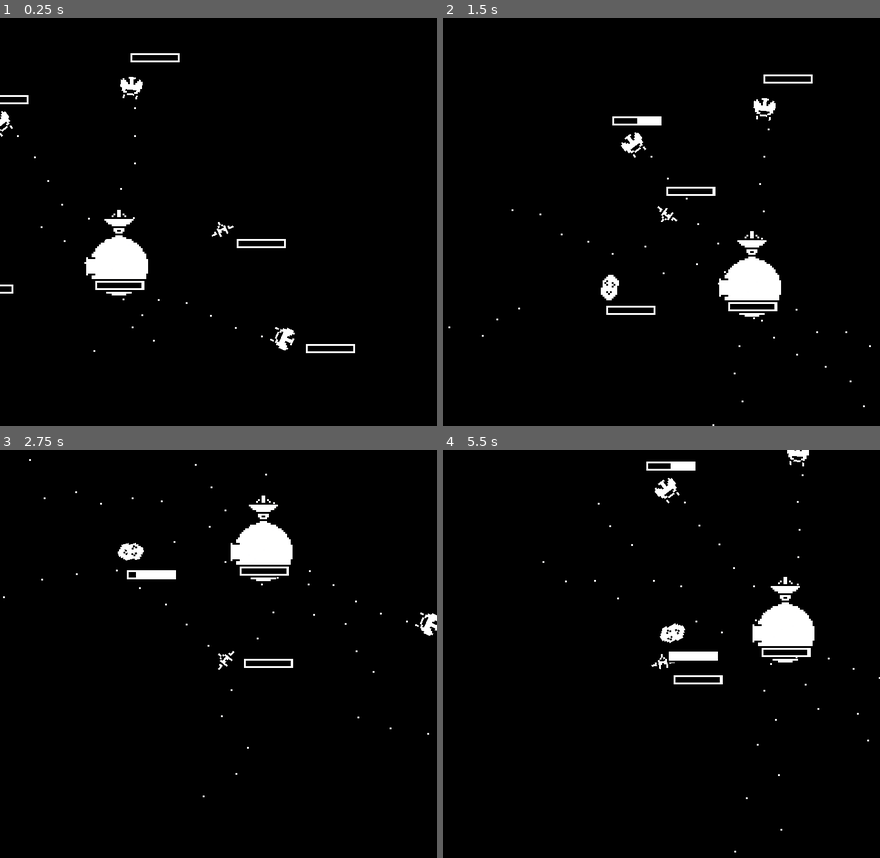
Above: before the commit, frames 1-4 (two rows, left to right).
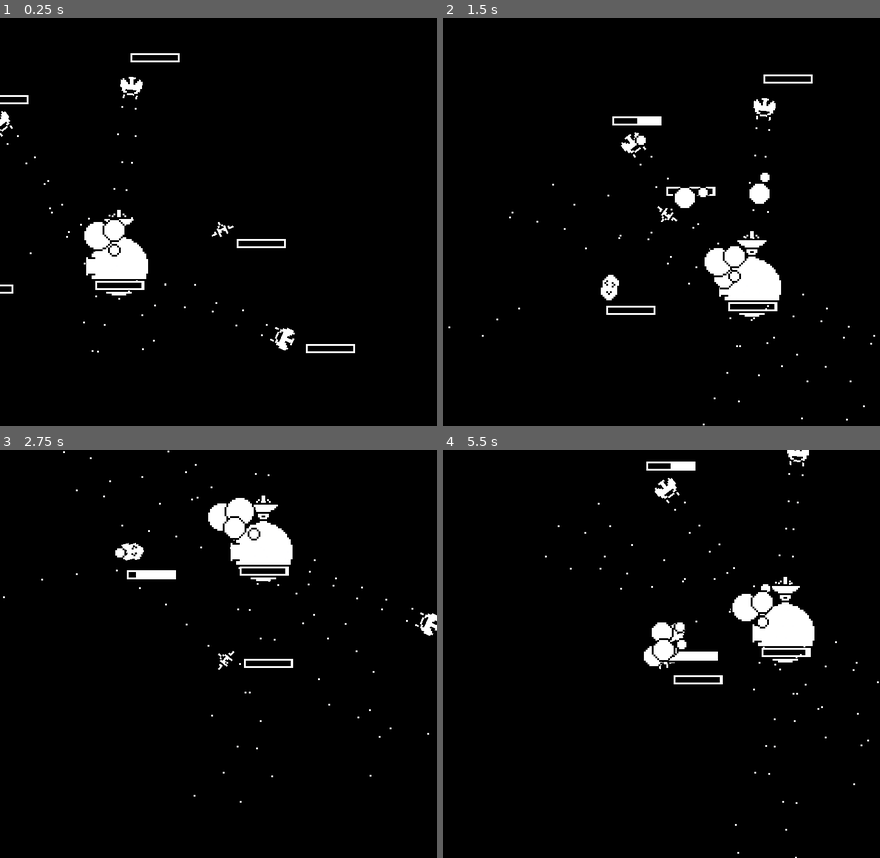
Above: after the commit, the same moments.

Repository: rthurmed/OrbitDefender
Game: Godot game, scene res://src/Main.tscn
The game is run twice, just before and just after one commit, with the same random seed, the same clock (stepped at 60 frames per second) and the same inputs.
Inputs:
- Up to frame 1 (0.25 s): no input
- Up to frame 2 (1.5 s): hold Z (shoot) 0.53-1.28 s; tap Up (higher) at 1.35 s
- Up to frame 3 (2.75 s): tap Z (shoot) at 1.55 s; hold Z (shoot) from 2.03 s (still down); tap X (invert) at 2.1 s
- Up to frame 4 (5.5 s): release Z (shoot) at 2.78 s; tap Down (lower) at 2.85 s; tap Z (shoot) at 3.05, 4.35, 5.3 s; hold Z (shoot) 3.53-4.28 s; hold Up (higher) from 5.03 s (still down)

The runs differ from the first frame. In frame 1, 0.5% of the frame differs, in the area x 1-62%, y 21-82%; in frame 2, 1.1%; in frame 3, 0.9%; in frame 4, 1.1%, in the area x 22-100%, y 5-100%.

Commit message:
Added explosion effect on hit

Diff:
--- a/src/game/Gun.gd
+++ b/src/game/Gun.gd
@@ -17,6 +17,7 @@
 
 	if raycast.is_colliding():
 		var collider = raycast.get_collider()
+		var collistion_point = raycast.get_collision_point()
 		var health_module = collider.find_node("HealthModule")
 		if health_module:
-			health_module.hit(dps * delta)
+			health_module.hit(dps * delta, collistion_point)
--- a/src/game/HealthModule.gd
+++ b/src/game/HealthModule.gd
@@ -1,17 +1,31 @@
 extends Node2D
 
 
+const EXPLOSION_POS_NOISE = 8
+
 export var health_points = 10
+export var main_node_path: NodePath
+export var override_death = false
 
 onready var progress_bar = $ProgressBar
+onready var explosion_delay = $ExplosionDelay
+onready var main_node = get_node(main_node_path) if not override_death else null
+
+var ExplosionVfx = preload("res://src/vfx/Explosion.tscn")
+var can_show_explosion = true
+var has_set_last_explosion = false
+var has_main_node = false
 
 signal died
 signal hit(amount, hp)
+signal last_explosion_peak
+signal completed_death_explosion
 
 
 func _ready():
 	progress_bar.max_value = health_points
 	progress_bar.value = health_points
+	has_main_node = main_node != null
 
 
 func _process(_delta):
@@ -22,9 +36,49 @@
 	return health_points > 0
 
 
-func hit(amount):
+func hit(amount, pos):
+	# Update values
 	health_points -= amount
 	progress_bar.value = health_points
+
+	var going_to_die = health_points <= 0
+	var explosion = ExplosionVfx.instance()
+
+	# Vfx
+	if can_show_explosion or going_to_die:
+		explosion.global_position = pos + Vector2(
+			# Apply random offset to diversify the vfx
+			rand_range(-EXPLOSION_POS_NOISE, EXPLOSION_POS_NOISE),
+			rand_range(-EXPLOSION_POS_NOISE, EXPLOSION_POS_NOISE)
+		)
+
+		get_tree().root.add_child(explosion)
+
+		can_show_explosion = false
+		explosion_delay.start()
+
+	# Communicate to others
 	emit_signal("hit", amount, health_points)
-	if health_points <= 0:
+	if going_to_die:
 		emit_signal("died")
+
+		if not has_set_last_explosion:
+			explosion.connect("explosion_max", self, "_on_Last_Explosion_explosion_peak")
+			explosion.connect("ended", self, "_on_Last_Explosion_ended")
+			has_set_last_explosion = true
+
+
+func _on_Last_Explosion_explosion_max():
+	emit_signal("last_explosion_peak")
+	if not override_death and has_main_node:
+		main_node.visible = false
+
+
+func _on_Last_Explosion_ended():
+	emit_signal("completed_death_explosion")
+	if not override_death and has_main_node:
+		main_node.queue_free()
+
+
+func _on_ExplosionDelay_timeout():
+	can_show_explosion = true
--- a/src/game/HealthModule.tscn
+++ b/src/game/HealthModule.tscn
@@ -31,3 +31,9 @@
 custom_styles/bg = SubResource( 2 )
 value = 50.0
 percent_visible = false
+
+[node name="ExplosionDelay" type="Timer" parent="."]
+wait_time = 0.4
+one_shot = true
+
+[connection signal="timeout" from="ExplosionDelay" to="." method="_on_ExplosionDelay_timeout"]
--- a/src/game/Planet.tscn
+++ b/src/game/Planet.tscn
@@ -17,3 +17,4 @@
 [node name="HealthModule" parent="." instance=ExtResource( 2 )]
 position = Vector2( -11, 11 )
 health_points = 100
+main_node_path = NodePath("..")
--- a/src/game/asteroid/Asteroid.tscn
+++ b/src/game/asteroid/Asteroid.tscn
@@ -22,3 +22,4 @@
 [node name="HealthModule" parent="." instance=ExtResource( 3 )]
 position = Vector2( 0, 13 )
 health_points = 2
+main_node_path = NodePath("..")
--- a/src/game/enemy/Enemy.tscn
+++ b/src/game/enemy/Enemy.tscn
@@ -19,6 +19,7 @@
 [node name="HealthModule" parent="." instance=ExtResource( 3 )]
 position = Vector2( 0, 14 )
 health_points = 4
+main_node_path = NodePath("..")
 
 [node name="Gun1" parent="." instance=ExtResource( 2 )]
 position = Vector2( -3.5, -8 )
@@ -27,4 +28,8 @@
 
 [node name="Gun2" parent="." instance=ExtResource( 2 )]
 position = Vector2( 3.5, -8 )
+shooting = true
 dps = 0.2
+
+[connection signal="completed_death_explosion" from="HealthModule" to="." method="_on_HealthModule_completed_death_explosion"]
+[connection signal="last_explosion_peak" from="HealthModule" to="." method="_on_HealthModule_last_explosion_peak"]
--- a/src/game/ship/Ship.tscn
+++ b/src/game/ship/Ship.tscn
@@ -76,6 +76,7 @@
 
 [node name="HealthModule" parent="RotatoryAxis/Spaceship/VisualInstance" instance=ExtResource( 3 )]
 position = Vector2( 6, 12 )
+override_death = true
 
 [node name="CollisionShape2D" type="CollisionShape2D" parent="RotatoryAxis/Spaceship"]
 position = Vector2( 0, 4 )
--- /dev/null
+++ b/src/vfx/Explosion.gd
@@ -0,0 +1,22 @@
+extends Sprite
+
+
+onready var animation = $AnimationPlayer
+
+signal explosion_max
+signal ended
+
+
+func _ready():
+	animation.play("play")
+
+
+# This function is called in the animation player
+func emit_explosion_max():
+	emit_signal("explosion_max")
+
+
+func _on_AnimationPlayer_animation_finished(anim_name):
+	if anim_name == "play":
+		emit_signal("ended")
+		queue_free()
--- /dev/null
+++ b/src/vfx/Explosion.tscn
@@ -0,0 +1,60 @@
+[gd_scene load_steps=5 format=2]
+
+[ext_resource path="res://assets/explosion-Sheet.png" type="Texture" id=1]
+[ext_resource path="res://src/vfx/Explosion.gd" type="Script" id=2]
+
+[sub_resource type="Animation" id=2]
+length = 0.001
+tracks/0/type = "value"
+tracks/0/path = NodePath(".:frame")
+tracks/0/interp = 1
+tracks/0/loop_wrap = true
+tracks/0/imported = false
+tracks/0/enabled = true
+tracks/0/keys = {
+"times": PoolRealArray( 0 ),
+"transitions": PoolRealArray( 1 ),
+"update": 0,
+"values": [ 0 ]
+}
+
+[sub_resource type="Animation" id=1]
+resource_name = "play"
+length = 0.8
+tracks/0/type = "value"
+tracks/0/path = NodePath(".:frame")
+tracks/0/interp = 1
+tracks/0/loop_wrap = true
+tracks/0/imported = false
+tracks/0/enabled = true
+tracks/0/keys = {
+"times": PoolRealArray( 0, 0.1, 0.2, 0.3, 0.4, 0.5, 0.6, 0.7 ),
+"transitions": PoolRealArray( 1, 1, 1, 1, 1, 1, 1, 1 ),
+"update": 1,
+"values": [ 0, 1, 2, 3, 4, 5, 6, 7 ]
+}
+tracks/1/type = "method"
+tracks/1/path = NodePath(".")
+tracks/1/interp = 1
+tracks/1/loop_wrap = true
+tracks/1/imported = false
+tracks/1/enabled = true
+tracks/1/keys = {
+"times": PoolRealArray( 0.3 ),
+"transitions": PoolRealArray( 1 ),
+"values": [ {
+"args": [  ],
+"method": "emit_explosion_max"
+} ]
+}
+
+[node name="Explosion" type="Sprite"]
+texture = ExtResource( 1 )
+hframes = 8
+script = ExtResource( 2 )
+
+[node name="AnimationPlayer" type="AnimationPlayer" parent="."]
+anims/RESET = SubResource( 2 )
+anims/play = SubResource( 1 )
+
+[connection signal="animation_finished" from="AnimationPlayer" to="." method="_on_AnimationPlayer_animation_finished"]
Binary file added: assets/explosion-Sheet.png
Not shown, added: assets/explosion-Sheet.png.import
